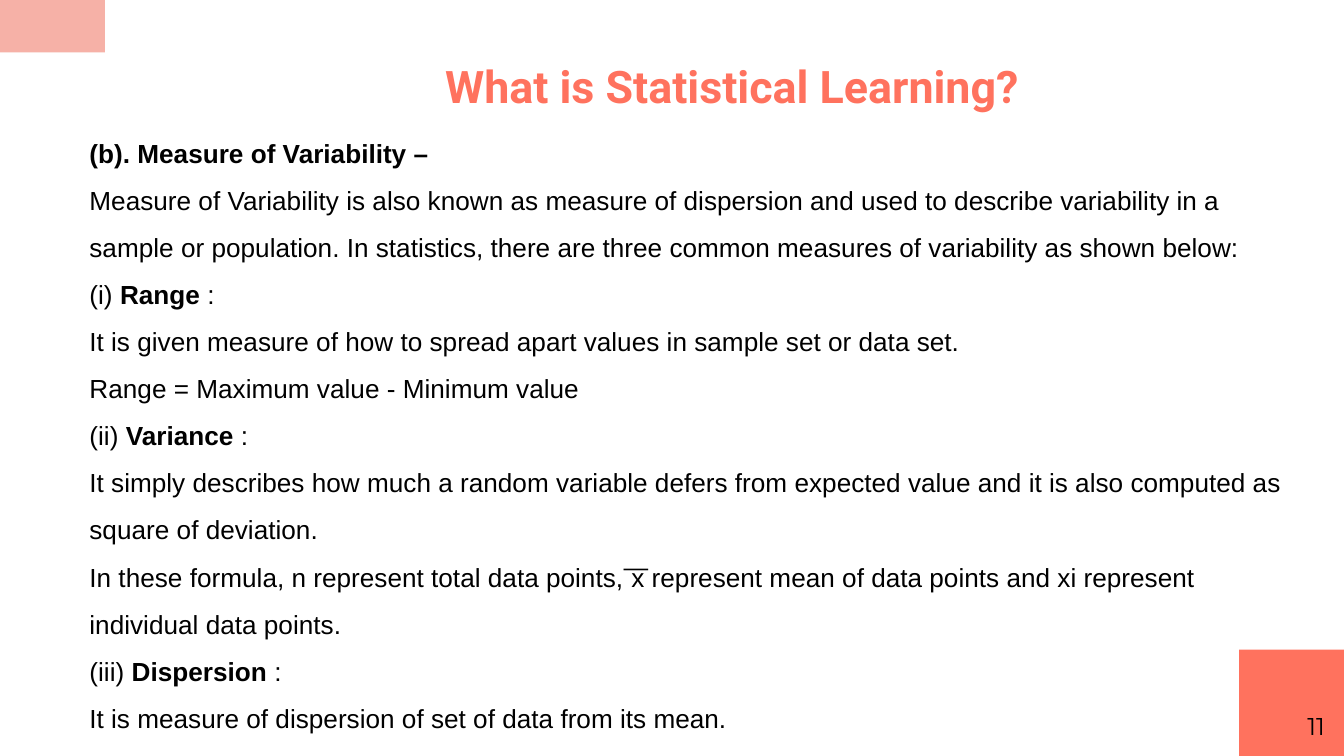
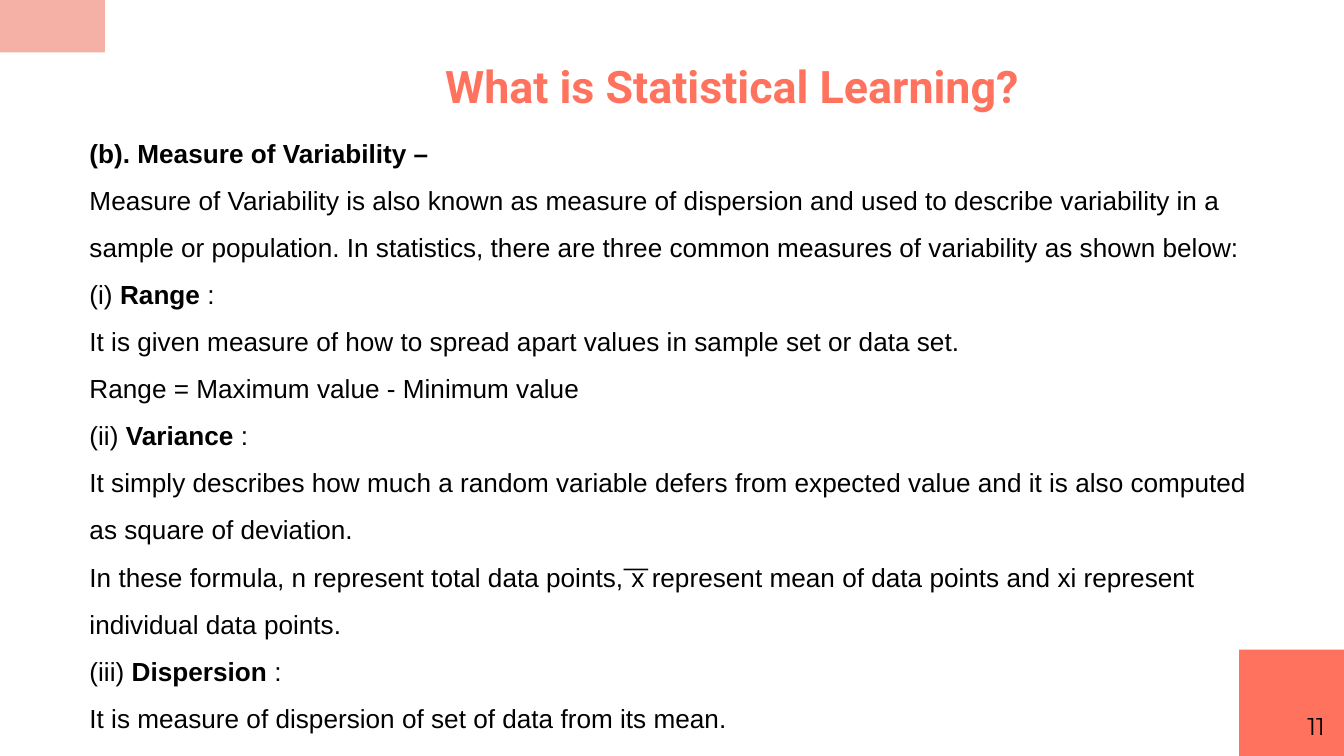
Before and after one commit to RashmivernekarN/ai_with_python_keonics, a slide deck: slide 11 of Module3/Business Statistics.pptx. Drawn at 1344x756 pixels with LibreOffice and Linux fonts; fonts in the diff are those of the drawing. Boxes give left, top, right and bottom in pixels: in the first picture for what was removed or moved away, otherwise in the second. Text is boxed around its words. In the diff, an @@ line names an element or a change of style, - is before the commit and + after.

```diff
--- a/Module3/Business Statistics.pptx
+++ b/Module3/Business Statistics.pptx
@@ text "(b). Measure of Variability –" rewrapped from [89,144,1281,733] to [89,144,1246,733] @@
```
Also in this commit, not shown: 5 other slides changed, 89 slides added, 1 slide removed, 6 other files.
